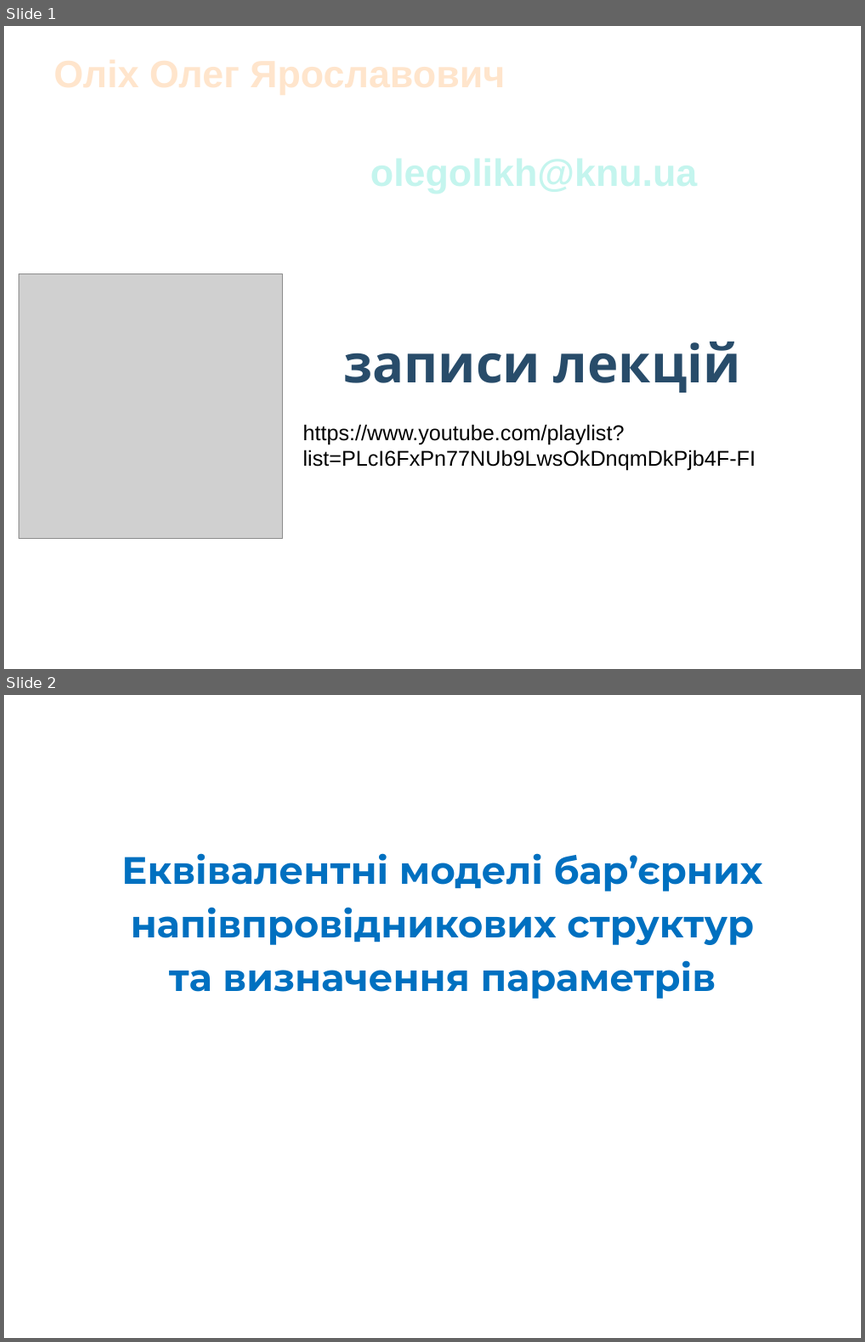
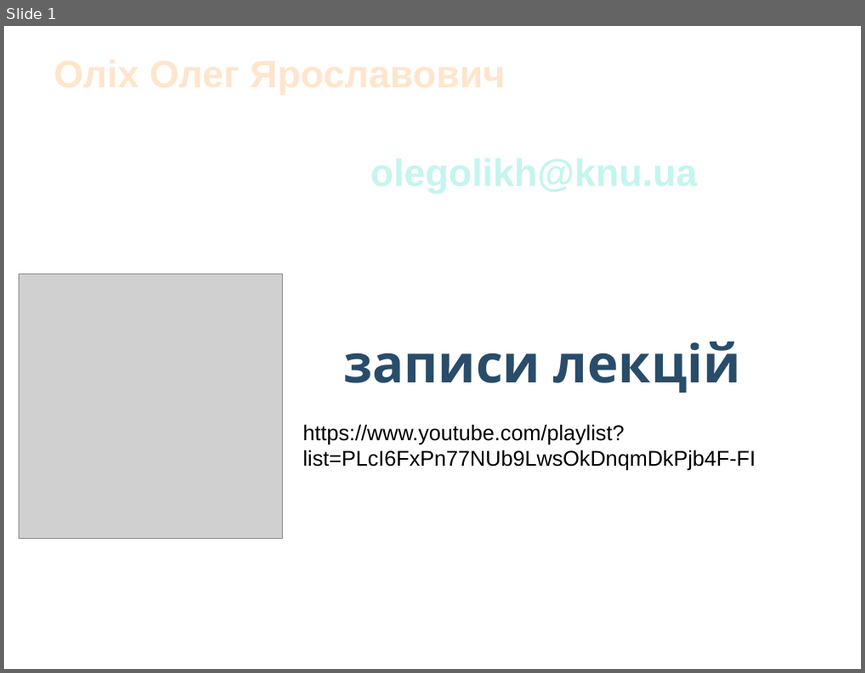
Before and after one commit to l432/NMK, a slide deck: Lecture/DAAD/DAAD_Models.pptm. Shown one above the other, each under a label of ours: slides 1 and 2 before the commit, slide 1 after it. The pictures are 865x1342 and 865x673 pixels, drawn with LibreOffice and Linux fonts; fonts in the diff are those of the drawing; grey boxes stand for pictures. Boxes give left, top, right and bottom in pixels: in the first picture for what was removed or moved away, otherwise in the second. Text is boxed around its words. In the diff, an @@ line names an element or a change of style, - is before the commit and + after.

```diff
--- a/Lecture/DAAD/DAAD_Models.pptm
+++ b/Lecture/DAAD/DAAD_Models.pptm
@@ slide 2 removed at [4, 695, 861, 1338], background #FFFFFF @@
@@ text removed at [121, 853, 763, 998] @@
-Еквівалентні моделі бар’єрних напівпровідникових структур та визначення параметрів
```
Also in this commit, not shown: 1 slide added, 2 other files.
